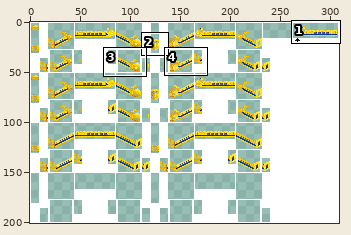
Pixel-art file: src/trains/0_series/gfx/0_series.aseprite. The picture above shows the old version from afar; the outline marks the close-up.
Close-up. First the earlier version:
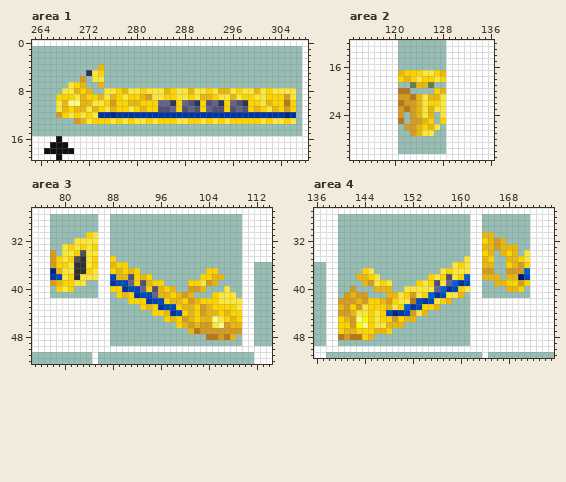
309x201 pixels, 1 frame. Colours within 5 levels of each other are drawn and written as one. Shown: area 1: x 263..308, y 0..19; area 2: x 113..136, y 12..31; area 3: x 75..114, y 27..52; area 4: x 136..175, y 27..51. The commit also changed other parts of the picture, which this record leaves out.
After the commit:
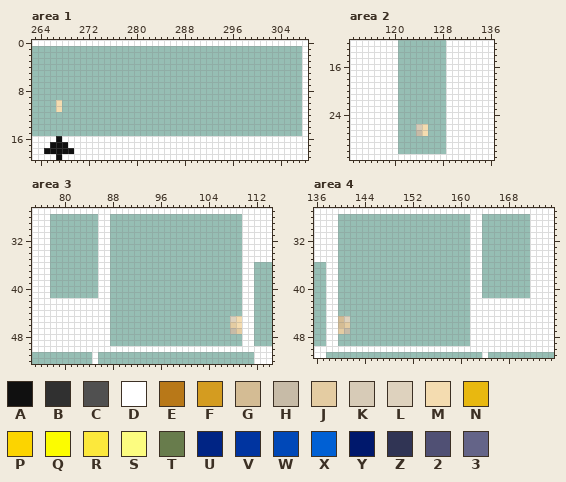
Palette (. is transparent): A #101010  B #303030  C #505050  D #ffffff  E #b87818  F #d49c20  G #d4bc94  H #c7bba7  J #e4cca2  K #d7cbb7  L #ded2be  M #f4dcb0  N #e8b810  P #fcd400  Q #fcfc00  R #fce83c  S #fcfc80  T #687c4c  U #002484  V #0034a0  W #0048b8  X #0060d4  Y #00186c  Z #303454  2 #505074  3 #646488
Change:
layer "Masks/Nose" now shown
layer "Masks/922 Dr Yellow" now hidden
--- area 1
@@ x 263..308 @@
  3 .............................................D
- 4 ...........N.................................D
- 5 .........ZRP.................................D
- 6 ........F.RR.................................D
- 7 ......RPN..N.................................D
- 8 .....RRNPN..RRPNRRPRRRNPRRNRRPRNNRPRRNRPRRRR.D
- 9 ....PPPRNPPNRNPRPPNFRRPPRRPRNNPRRNRPPRRPPPFR.D
-10 ....RNSSNNRRPFPPNNPPP33ZP32ZP23ZP32ZPPRNPPEP.D
-11 ....RNPNNRNPRNPPRPNPP223P232P322P232PNPRNPFP.D
-12 ....FPRPRPRVVUVVVVVVVVVVVVVVVVVVVVVVVVVVVVUV.D
-13 .......FNRPPPRPRPRRPRPPPRRPPRPRPRPPPPPRPRRPR.D
+ 4 .............................................D
+ 5 .............................................D
+ 6 .............................................D
+ 7 .............................................D
+ 8 .............................................D
+ 9 .............................................D
+10 ....M........................................D
+11 ....M........................................D
+12 .............................................D
+13 .............................................D
 14 .............................................D
--- area 2
@@ x 119..130 @@
 16 DD........DD
-17 DDNPPPRRPNDD
-18 DDPNPRPPRPDD
-19 DD..TNNT..DD
-20 DDEE....PNDD
-21 DDFFENRNNRDD
-22 DDEFFNRPPRDD
-23 DDFEFNRNRRDD
-24 DDF.FNRN.RDD
-25 DDE.FFNP.PDD
-26 DD.FFNPNR.DD
-27 DD..FNRR..DD
+17 DD........DD
+18 DD........DD
+19 DD........DD
+20 DD........DD
+21 DD........DD
+22 DD........DD
+23 DD........DD
+24 DD........DD
+25 DD........DD
+26 DD...KM...DD
+27 DD...HM...DD
 28 DD........DD
--- area 3
@@ x 75..114 @@
 30 DDD........DD......................DDDDD
-31 DDD......PRDD......................DDDDD
-32 DDD....RRRRDD......................DDDDD
-33 DDD..RPRPRPDD......................DDDDD
-34 DDDF.RRPCRRDD......................DDDDD
-35 DDDFPRPCBRPDDP.....................DDDDD
-36 DDDFPPRBBRPDDNPP...................DD...
-37 DDDUNRRBBPRDDPNPNP...........PP....DD...
-38 DDDVWRPBRRRDDWNN2PNP........PPNN...DD...
-39 DDDFNPPRR..DDVWW3P2NPP....PPRFN....DD...
-40 DDD.PRP....DDPPVWW3P2NPN..FFN...R..DD...
-41 DDD........DD.PNPVWW3NNPNFN...PRRR.DD...
-42 DDDDDDDDDDDDD...PPPVWWPNNPFNPPPRRRRDD...
-43 DDDDDDDDDDDDD.....PNPVWWPNNPFNPPPPRDD...
-44 DDDDDDDDDDDDD.......PPNVWPNPFNNPNPPDD...
-45 DDDDDDDDDDDDD.........PNPFNPNNSRPNPDD...
-46 DDDDDDDDDDDDD...........PNFNFFRSFNNDD...
-47 DDDDDDDDDDDDD.............NEFFFFFFFDD...
-48 DDDDDDDDDDDDD................EEFEN.DD...
+31 DDD........DD......................DDDDD
+32 DDD........DD......................DDDDD
+33 DDD........DD......................DDDDD
+34 DDD........DD......................DDDDD
+35 DDD........DD......................DDDDD
+36 DDD........DD......................DD...
+37 DDD........DD......................DD...
+38 DDD........DD......................DD...
+39 DDD........DD......................DD...
+40 DDD........DD......................DD...
+41 DDD........DD......................DD...
+42 DDDDDDDDDDDDD......................DD...
+43 DDDDDDDDDDDDD......................DD...
+44 DDDDDDDDDDDDD......................DD...
+45 DDDDDDDDDDDDD....................LMDD...
+46 DDDDDDDDDDDDD....................JMDD...
+47 DDDDDDDDDDDDD....................HJDD...
+48 DDDDDDDDDDDDD......................DD...
 49 DDDDDDDDDDDDD......................DD...
--- area 4
@@ x 136..175 @@
 30 DDDD......................DD........DDDD
-31 DDDD......................DDNN......DDDD
-32 DDDD......................DDPNFN....DDDD
-33 DDDD......................DDNNFNNN..DDDD
-34 DDDD......................DDPN.NPN.RDDDD
-35 DDDD.....................RDDNP..NNPRDDDD
-36 ..DD...................RPRDDNN..PNFPDDDD
-37 ..DD....PR...........RPRRRDDFF..FFFXDDDD
-38 ..DD...NNPR........PRP2RPXDDNNN.NNYWDDDD
-39 ..DD....NFRPR....PRP2R3XVWDD..NNPPFPDDDD
-40 ..DD..F...NNN..RRRRR3XVWPRDD....NNP.DDDD
-41 ..DD.FNFF...NNRPFRPXVWRRN.DD........DDDD
-42 ..DDFFFNFPPNFPRREWVWRPN...DDDDDDDDDDDDDD
-43 ..DDNFPFRPPPNRPXVWPPN.....DDDDDDDDDDDDDD
-44 ..DDFFNRRPRPWUVWFRN.......DDDDDDDDDDDDDD
-45 ..DDPNFSQPRPPFPNN.........DDDDDDDDDDDDDD
-46 ..DDPPFQSPRRNNN...........DDDDDDDDDDDDDD
-47 ..DDPNNPPPNNP.............DDDDDDDDDDDDDD
-48 ..DDEFEEPN................DDDDDDDDDDDDDD
+31 DDDD......................DD........DDDD
+32 DDDD......................DD........DDDD
+33 DDDD......................DD........DDDD
+34 DDDD......................DD........DDDD
+35 DDDD......................DD........DDDD
+36 ..DD......................DD........DDDD
+37 ..DD......................DD........DDDD
+38 ..DD......................DD........DDDD
+39 ..DD......................DD........DDDD
+40 ..DD......................DD........DDDD
+41 ..DD......................DD........DDDD
+42 ..DD......................DDDDDDDDDDDDDD
+43 ..DD......................DDDDDDDDDDDDDD
+44 ..DD......................DDDDDDDDDDDDDD
+45 ..DDGL....................DDDDDDDDDDDDDD
+46 ..DDGJ....................DDDDDDDDDDDDDD
+47 ..DDJH....................DDDDDDDDDDDDDD
+48 ..DD......................DDDDDDDDDDDDDD
 49 ..DD......................DDDDDDDDDDDDDD
Boxes around the changes in both close-ups, in picture pixels (x1, y1, x2, y2):
changed: (56, 64, 296, 124)
changed: (398, 70, 446, 136)
changed: (50, 232, 242, 340)
changed: (338, 232, 530, 340)
